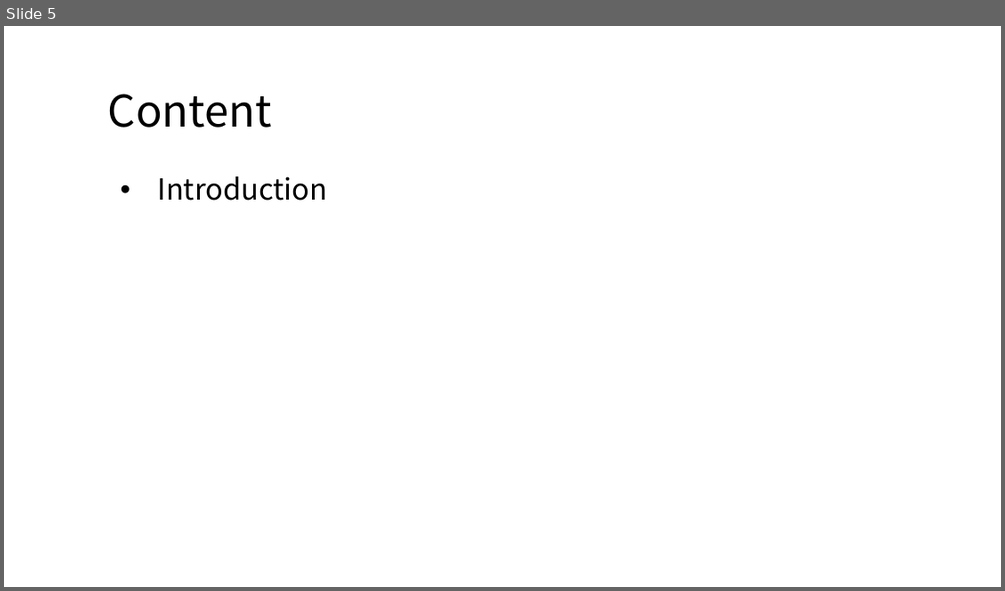
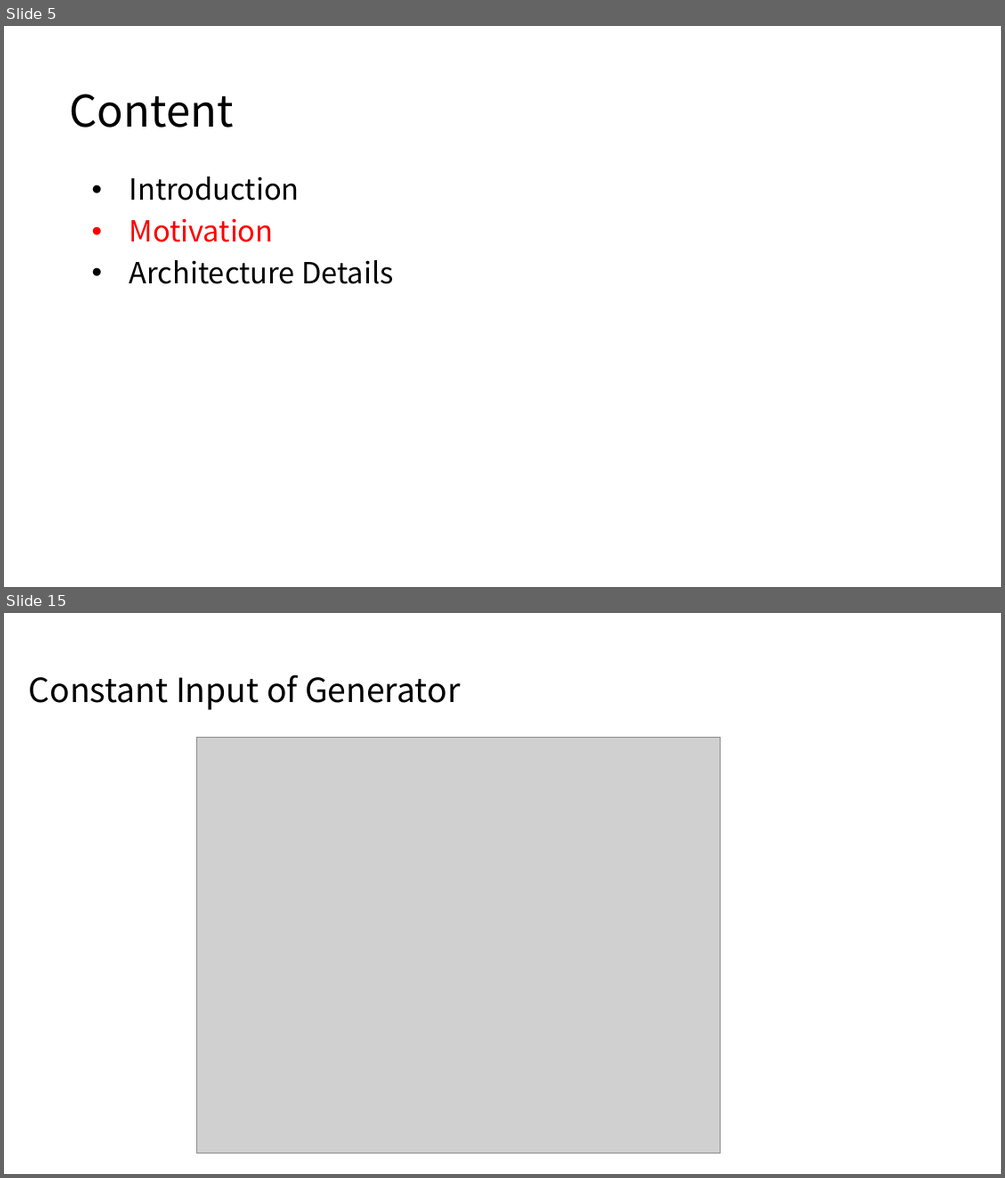
Before and after one commit to CHIANGEL/Learning-GAN, a slide deck: Presentation/A Style-Based Generator Architecture for Generative Adversarial Networks/A Style-Based Generator Architecture for Generative Adversarial Networks.pptx. Shown one above the other, each under a label of ours: slide 5 before the commit, slides 5 and 15 after it; the slides between them are not shown. The pictures are 1005x591 and 1005x1178 pixels, drawn with LibreOffice and Linux fonts; fonts in the diff are those of the drawing; grey boxes stand for pictures. Boxes give left, top, right and bottom in pixels: in the first picture for what was removed or moved away, otherwise in the second. Text is boxed around its words. In the diff, an @@ line names an element or a change of style, - is before the commit and + after.

```diff
--- a/Presentation/A Style-Based Generator Architecture for Generative Adversarial Networks/A Style-Based Generator Architecture for Generative Adversarial Networks.pptx
+++ b/Presentation/A Style-Based Generator Architecture for Generative Adversarial Networks/A Style-Based Generator Architecture for Generative Adversarial Networks.pptx
@@ slide 15 added at (x1=4, y1=613, x2=1001, y2=1174), background #FFFFFF @@
@@ title added at (x1=29, y1=675, x2=460, y2=710), 32 pt, text #000000 @@
+Constant Input of Generator
@@ picture added at (x1=196, y1=738, x2=720, y2=1153) @@
@@ slide 5 changed as well @@
@@ title "Content" at (x1=70, y1=94, x2=234, y2=127): alignment centre to left @@
@@ subtitle at (x1=129, y1=176, x2=299, y2=200): alignment centre to left @@
@@ subtitle at (x1=129, y1=218, x2=394, y2=284): paragraphs added @@
+• Motivation
+• Architecture Details
```
Also in this commit, not shown: 1 other slide changed, 15 other slides added, 1 slide removed.
